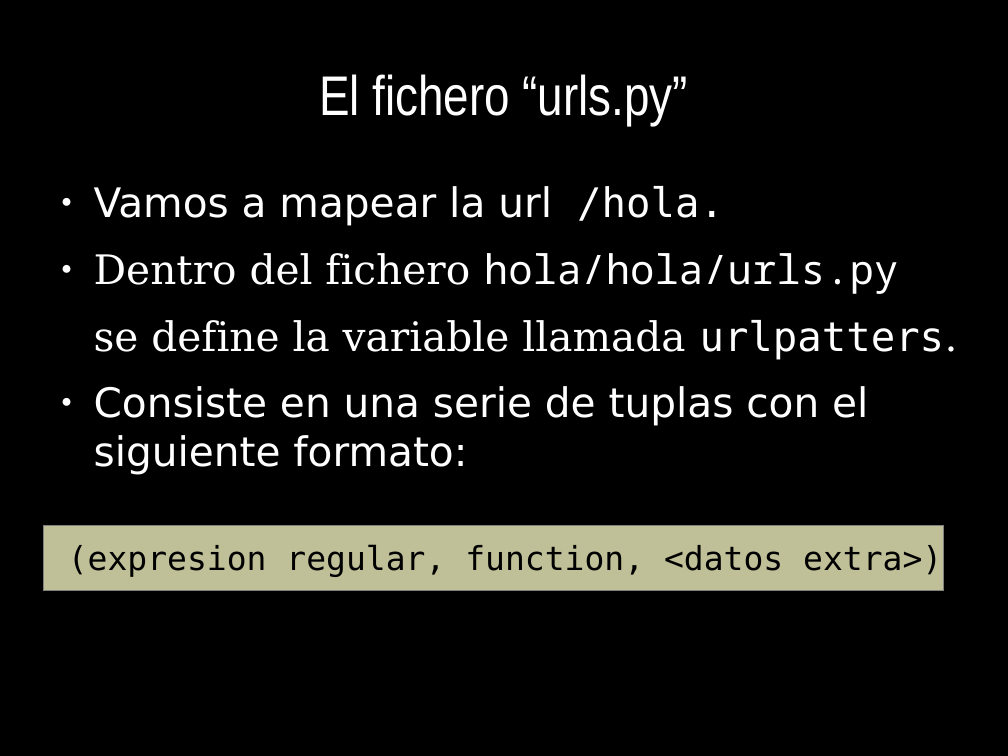
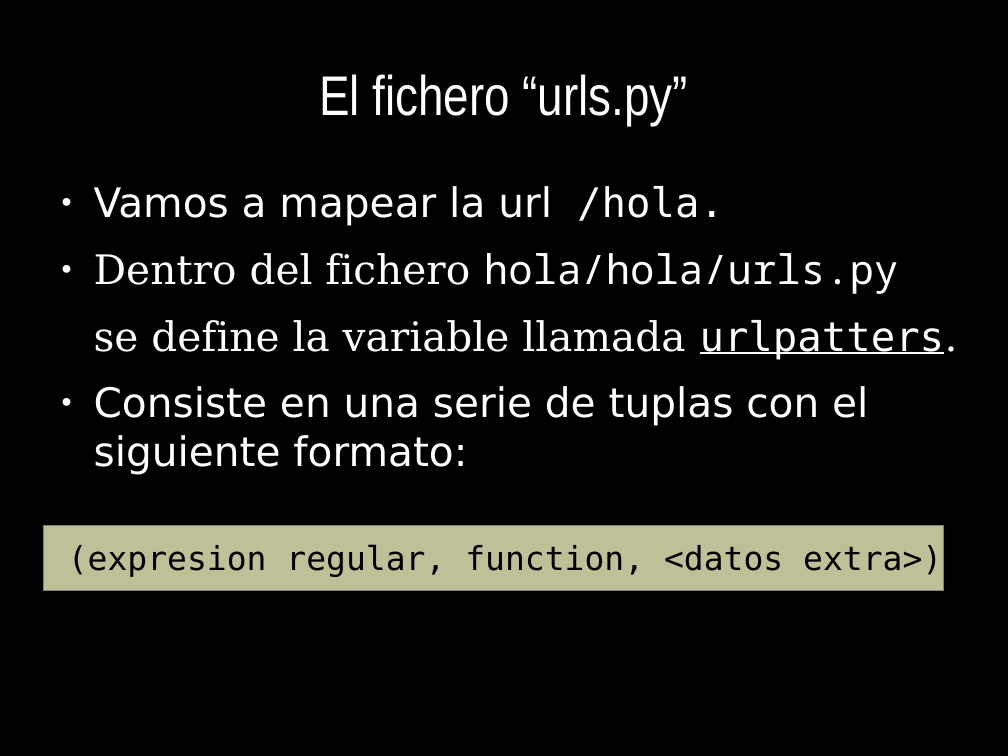
Before and after one commit to euribates/curso-django, a slide deck: slide 23 of presentacion/curso_django.odp. Drawn at 1008x756 pixels with LibreOffice and Linux fonts; fonts in the diff are those of the drawing. Boxes give left, top, right and bottom in pixels: in the first picture for what was removed or moved away, otherwise in the second. Text is boxed around its words. In the diff, an @@ line names an element or a change of style, - is before the commit and + after.

```diff
--- a/presentacion/curso_django.odp
+++ b/presentacion/curso_django.odp
@@ text at (x1=94, y1=320, x2=958, y2=359): underline on in "urlpatters." @@
```
Also in this commit, not shown: 16 other slides changed, 2 other files.
